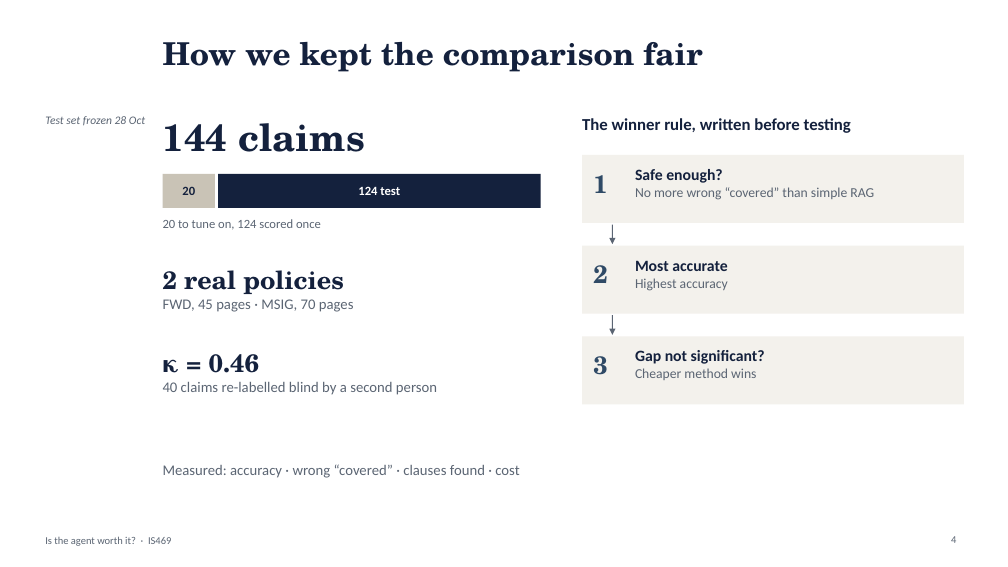
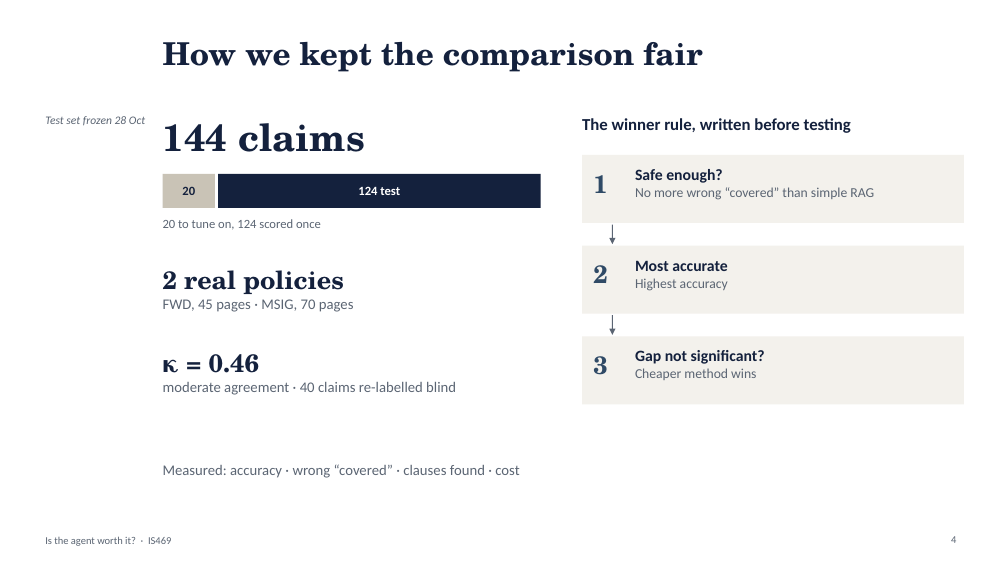
Before and after one commit to yezhan58-oss/insurance_policy_checker-rag, a slide deck: slide 4 of docs/IS469_presentation.pptx. Drawn at 1008x567 pixels with LibreOffice and Linux fonts; fonts in the diff are those of the drawing. Boxes give left, top, right and bottom in pixels: in the first picture for what was removed or moved away, otherwise in the second. Text is boxed around its words. In the diff, an @@ line names an element or a change of style, - is before the commit and + after.

Commit message:
Clarity: fewer numbers in the script, workflow agent named throughout, kappa labelled, cut lines updated

```diff
--- a/docs/IS469_presentation.pptx
+++ b/docs/IS469_presentation.pptx
@@ text at bbox=[163, 382, 456, 395]: text changed @@
-40 claims re-labelled blind by a second person
+moderate agreement · 40 claims re-labelled blind
```
Also in this commit, not shown: 2 other slides changed, 1 other file.
